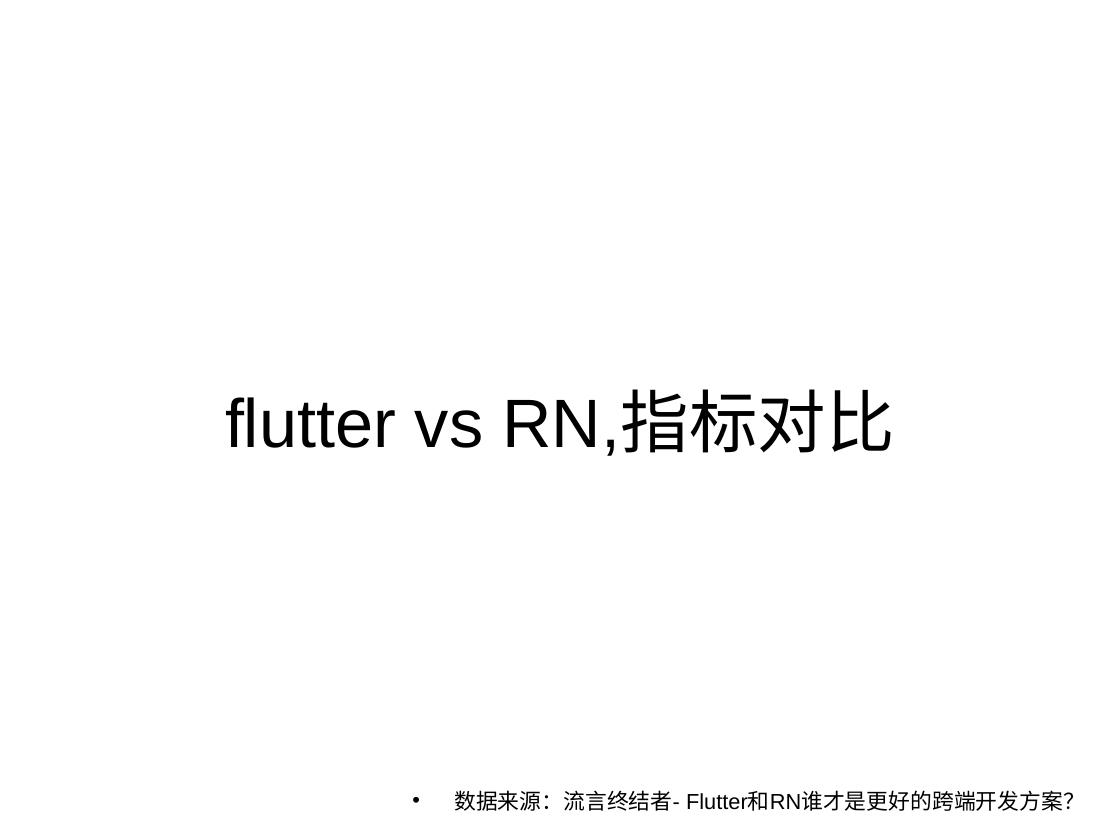
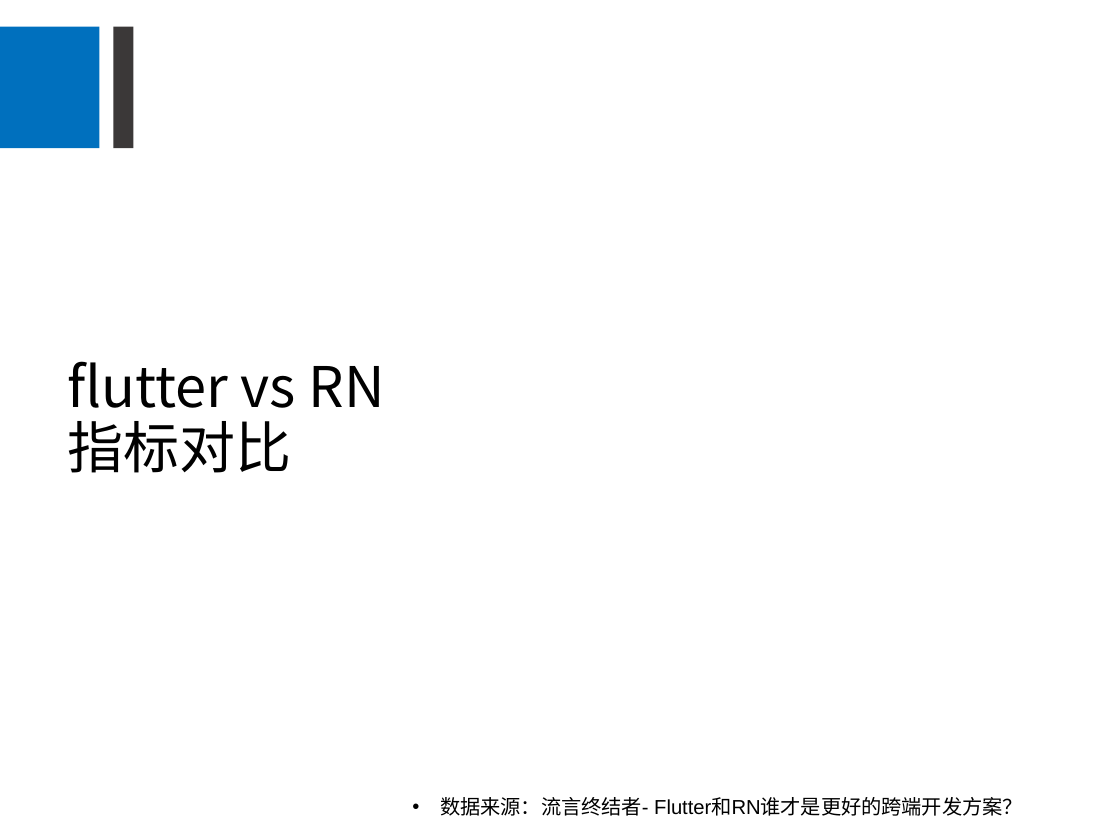
Before and after one commit to Newbit13/demo, a slide deck: slide 5 of flutter_demo/分享/跨端技术flutter分享.ppt (slide 4 before the commit). Drawn at 1120x840 pixels with LibreOffice and Linux fonts; fonts in the diff are those of the drawing. Boxes give left, top, right and bottom in pixels: in the first picture for what was removed or moved away, otherwise in the second. Text is boxed around its words. In the diff, an @@ line names an element or a change of style, - is before the commit and + after.

```diff
--- a/flutter_demo/分享/跨端技术flutter分享.ppt
+++ b/flutter_demo/分享/跨端技术flutter分享.ppt
@@ rectangle added at (0,27,100,149), fill #0070BE @@
@@ rectangle added at (113,27,133,149), fill #3B3838 @@
@@ title at (67,361,385,473): text changed; size 44 to 36 pt; font Arial to Noto Sans CJK SC @@
-flutter vs RN,指标对比
+flutter vs RN
+指标对比
@@ text "数据来源：流言终结者- Flutter和RN谁才是更好的跨端开发方案？" at (440,797,1023,816): size 14 to 12.9 pt; indent changed; line spacing 1 to 1.3; more space between paragraphs @@
```
Also in this commit, not shown: 13 other slides changed, 2 slides added.
